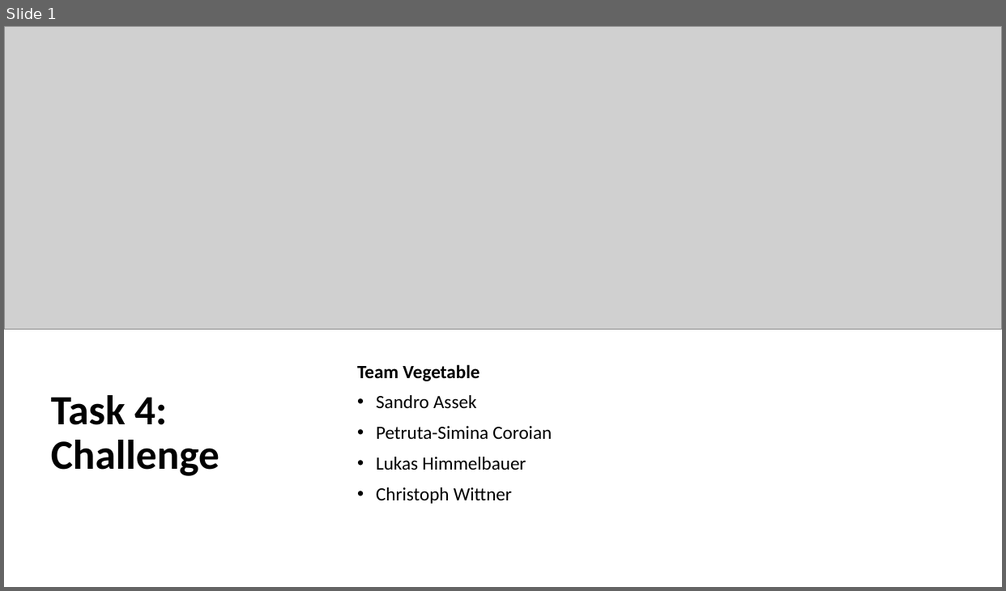
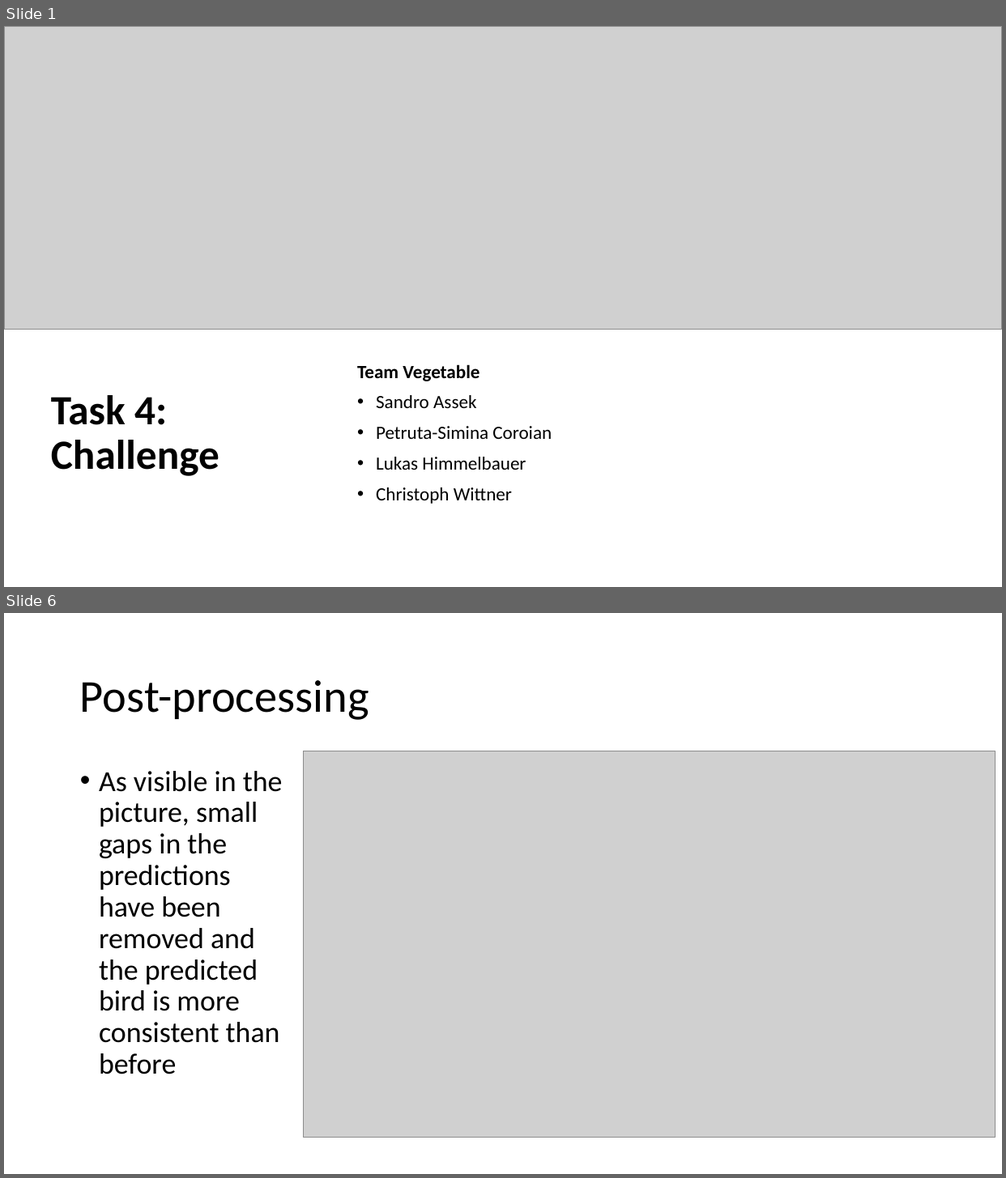
Before and after one commit to sandroassek/SS23_UE_MLPC, a slide deck: Challenge Presentation.odp. Shown one above the other, each under a label of ours: slide 1 before the commit, slides 1 and 6 after it; the slides between them are not shown. The pictures are 1006x591 and 1006x1178 pixels, drawn with LibreOffice and Linux fonts; fonts in the diff are those of the drawing; grey boxes stand for pictures. Boxes give left, top, right and bottom in pixels: in the first picture for what was removed or moved away, otherwise in the second. Text is boxed around its words. In the diff, an @@ line names an element or a change of style, - is before the commit and + after.

```diff
--- a/Challenge Presentation.odp
+++ b/Challenge Presentation.odp
@@ slide 6 added at <box>4,613,1002,1174</box>, background #FFFFFF @@
@@ title added at <box>80,680,369,720</box>, 44 pt, text #000000 @@
+Post-processing
@@ picture added at <box>304,751,995,1138</box> @@
@@ text added at <box>99,771,283,1075</box>, 28 pt, text #000000 @@
+• As visible in the picture, small gaps in the predictions have been removed and the predicted bird is more consistent than before
```
Also in this commit, not shown: 3 slides changed, 2 other slides added, 2 slides removed.
